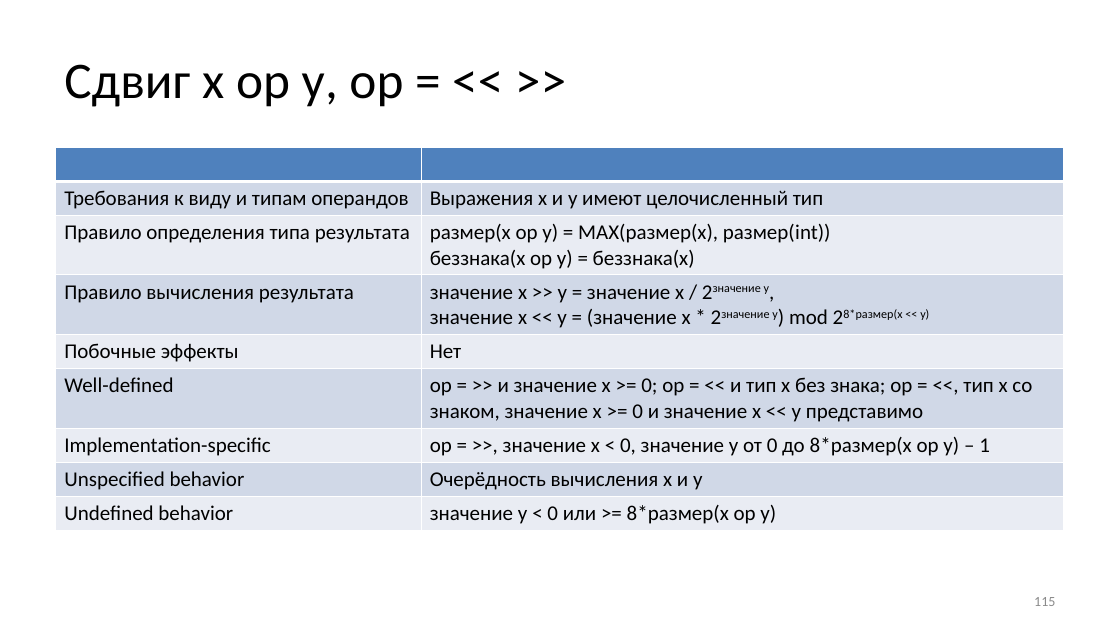
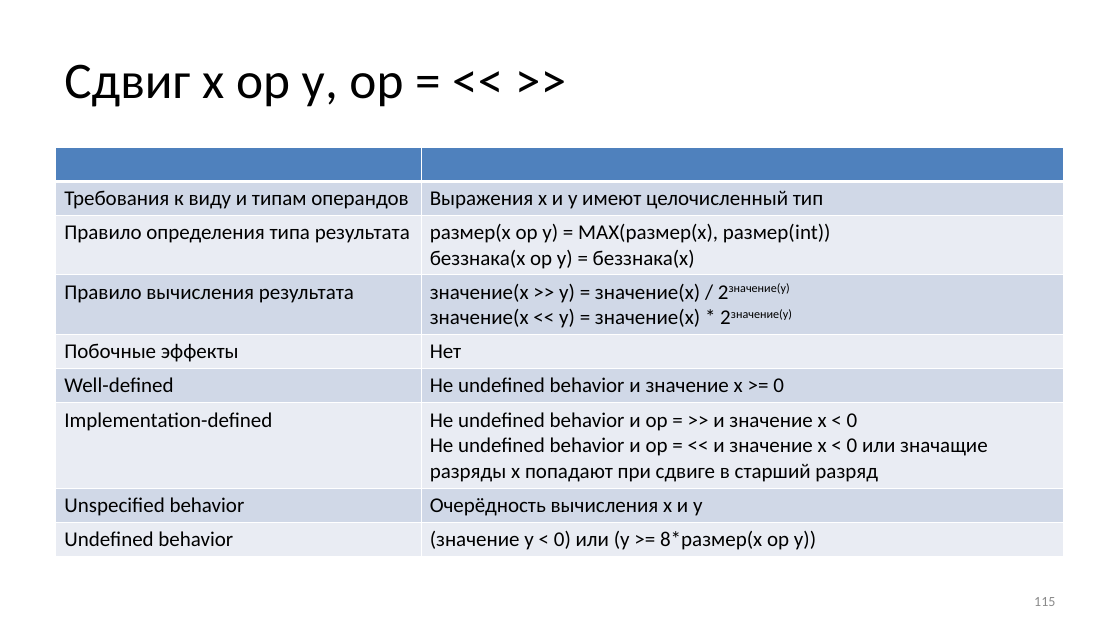
Before and after one commit to Evgueni-Petrov-aka-espetrov/Algorithms-and-Programming-in-C-pptx, a slide deck: slide 115 of 04 Выражения.pptx. Drawn at 1120x630 pixels with LibreOffice and Linux fonts; fonts in the diff are those of the drawing. Boxes give left, top, right and bottom in pixels: in the first picture for what was removed or moved away, otherwise in the second. Text is boxed around its words. In the diff, an @@ line names an element or a change of style, - is before the commit and + after.

```diff
--- a/04 Выражения.pptx
+++ b/04 Выражения.pptx
@@ table at <box>56,147,1065,554</box> @@
-row 4, column 2: значение x >> у = значение x / 2значение у, / значение x << y = (значение x * 2значение у) mod 28*размер(х << у)
+row 4, column 2: значение(x >> у) = значение(x) / 2значение(у) / значение(x << y) = значение(x) * 2значение(у)
-row 6, column 2: op = >> и значение х >= 0; ор = << и тип х без знака; ор = <<, тип х со знаком, значение х >= 0 и значение x << y представимо
+row 6, column 2: Не undefined behavior и значение х >= 0
-row 7, column 1: Implementation-specific
+row 7, column 1: Implementation-defined
-row 7, column 2: op = >>, значение х < 0, значение у от 0 до 8*размер(х ор у) – 1
+row 7, column 2: Не undefined behavior и op = >> и значение х < 0 / Не undefined behavior и op = << и значение х < 0 или значащие разряды x попадают при сдвиге в старший разряд
-row 9, column 2: значение у < 0 или >= 8*размер(х ор у)
+row 9, column 2: (значение у < 0) или (y >= 8*размер(х ор у))
```
Also in this commit, not shown: 26 other slides changed.
